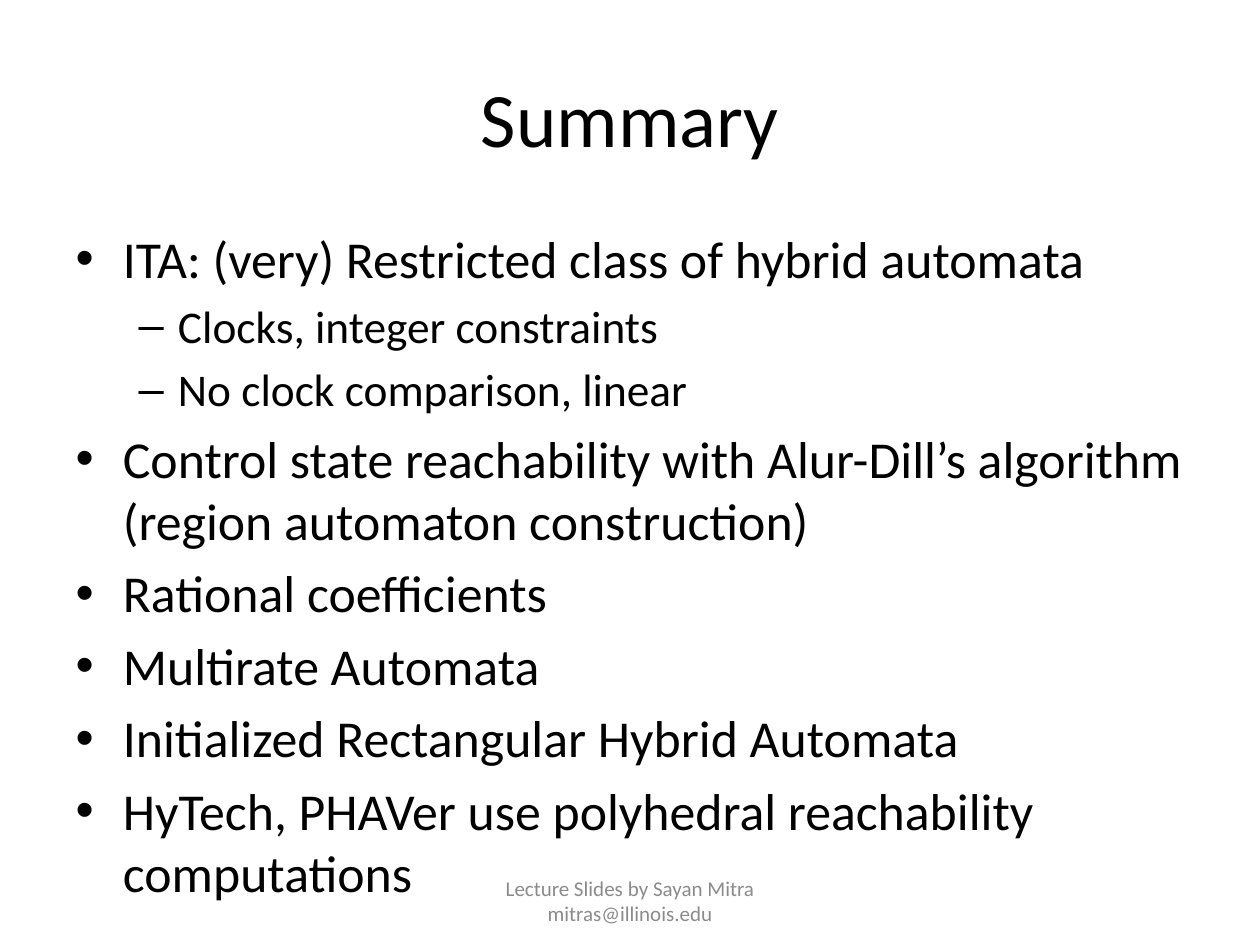
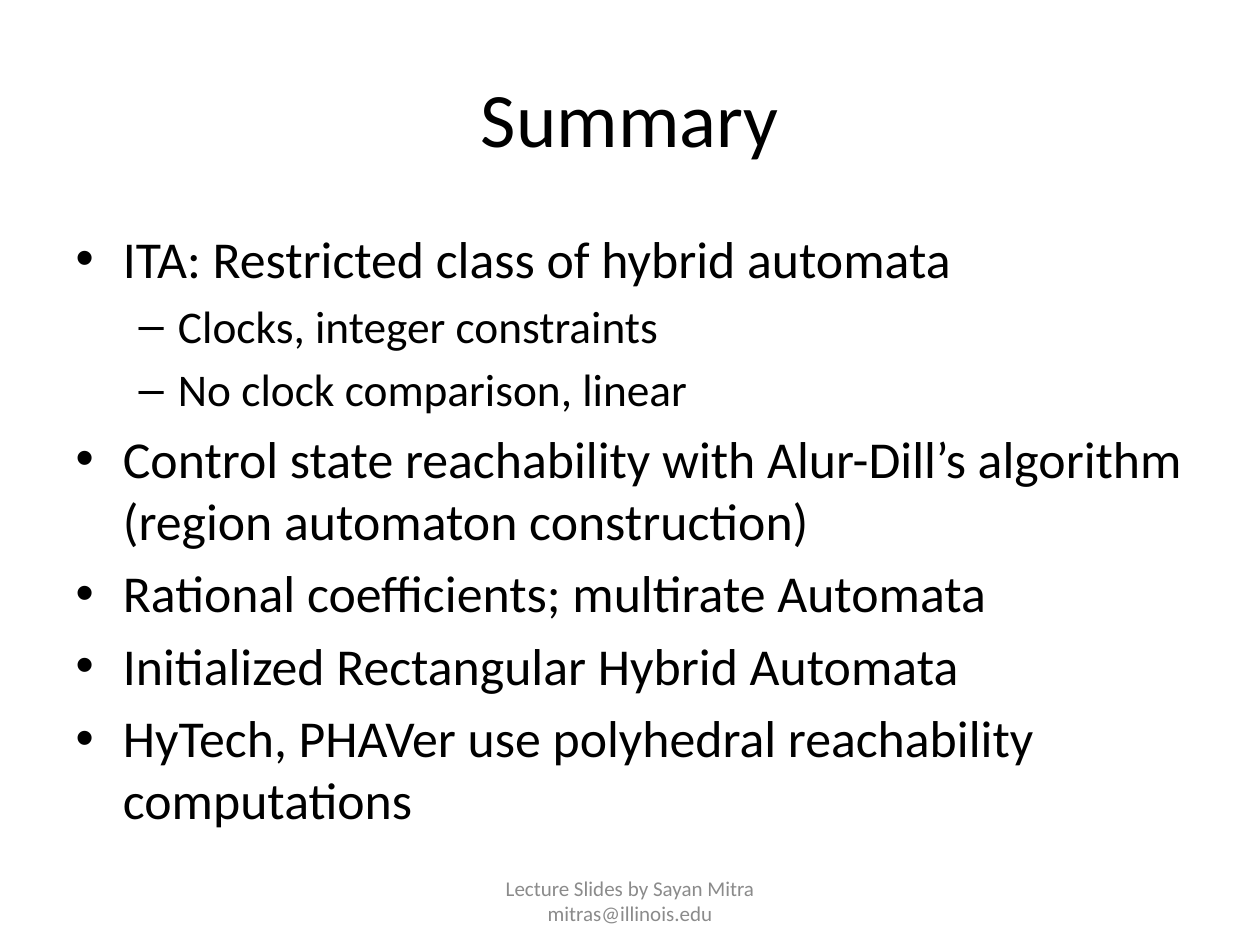
Before and after one commit to sayanmitracode/cpsbooksite, a slide deck: slide 41 of Slides/ReachabilityTimedAutomata.pptx (slide 40 before the commit). Drawn at 1260x945 pixels with LibreOffice and Linux fonts; fonts in the diff are those of the drawing. Boxes give left, top, right and bottom in pixels: in the first picture for what was removed or moved away, otherwise in the second. Text is boxed around its words. In the diff, an @@ line names an element or a change of style, - is before the commit and + after.

```diff
--- a/Slides/ReachabilityTimedAutomata.pptx
+++ b/Slides/ReachabilityTimedAutomata.pptx
@@ text at (123, 242, 950, 287): text changed @@
-• ITA: (very) Restricted class of hybrid automata
+• ITA: Restricted class of hybrid automata
@@ text at (123, 576, 986, 619): text changed @@
-• Rational coefficients
-• Multirate Automata
+• Rational coefficients; multirate Automata
```
Also in this commit, not shown: 4 other slides changed, 2 slides added, 1 slide removed, 7 other files.
